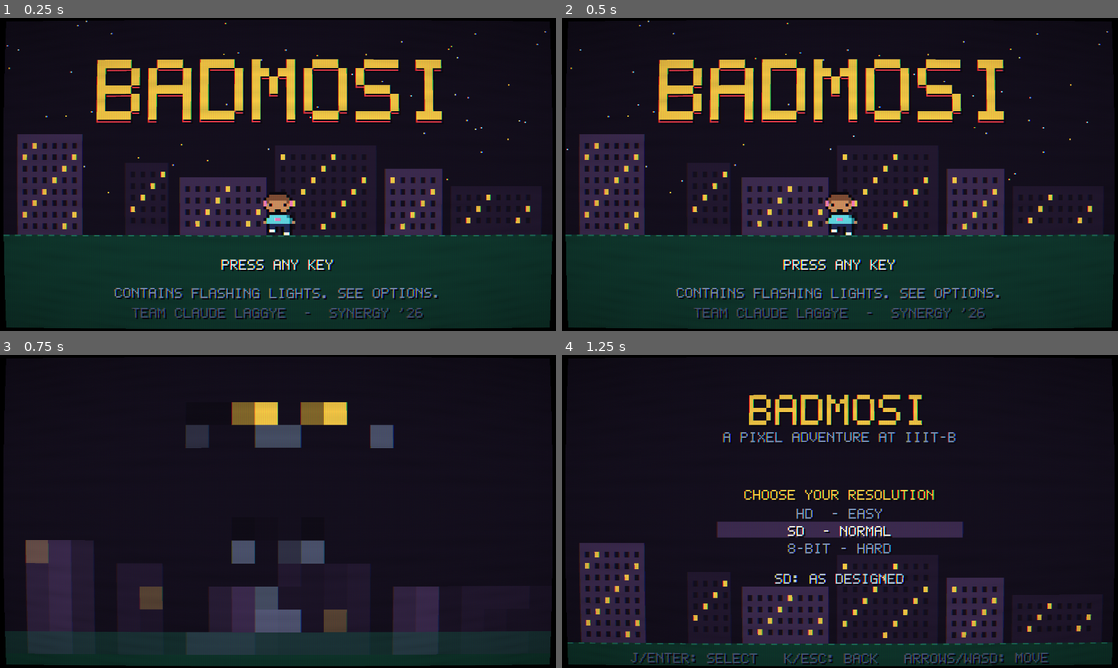
Above: before the commit, frames 1-4 (two rows, left to right).
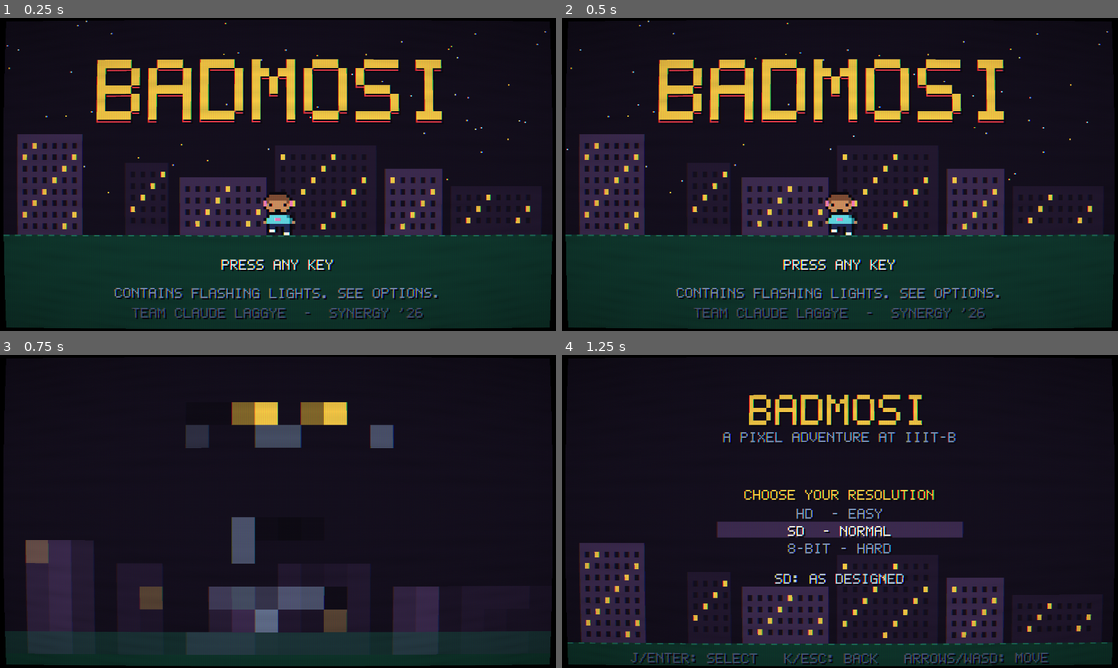
Above: after the commit, the same moments.

Repository: Paradox-73/Badmosi
Game: Godot game, scene res://scenes/main.tscn
The game is run twice, just before and just after one commit, with the same random seed, the same clock (stepped at 60 frames per second) and the same inputs.
Inputs (mouse positions are in pixels of both pictures, inside the frame that each line leads up to):
- Up to frame 1 (0.25 s): no input
- Up to frame 2 (0.5 s): no input
- Up to frame 3 (0.75 s): tap Enter at 0.5 s; move the mouse to (400, 495) at 0.52 s; hold D (right) from 0.53 s (still down); hold J (attack) from 0.53 s (still down); click (400, 495) at 0.67 s
- Up to frame 4 (1.25 s): keep holding D (right); keep holding J (attack); tap Space at 0.77 s

Frames 1-2 are identical in both runs. In frame 3, 2.7% of the frame differs, in the area x 37-59%, y 51-89%; in frame 4, nothing differs.

Commit message:
Add a speedrun mode with an on-screen run timer and a saved best time

Diff:
--- a/scripts/autoload/game.gd
+++ b/scripts/autoload/game.gd
@@ -41,6 +41,8 @@
 var tallies := {}        # run counters for the end-of-sem summary
 var dhairya := 100.0     # Sachan's patience meter
 var rage_t := 0.0        # seconds of Sachan's rage left
+var run_time := 0.0      # seconds played this run, for the speedrun timer
+var speedrun := false    # shows the timer and keeps a best time
 var practice := false    # true when a club was opened from club select
 var autoplay := false    # --autoplay: scenes advance themselves, for frame captures
 var truffles_t := -1.0   # seconds until a Truffles order leaves the gate, -1 when none
@@ -158,6 +160,7 @@
 	tallies = {}
 	dhairya = 100.0
 	rage_t = 0.0
+	run_time = 0.0
 	truffles_t = -1.0
 	practice = false
 	stats_changed.emit()
@@ -262,6 +265,8 @@
 func _process(delta: float) -> void:
 	if get_tree().paused:
 		return
+	if main and main.screen_name in ["hub", "club", "opening"] and not practice:
+		run_time += delta
 	if rage_t > 0.0:
 		rage_t -= delta
 		if rage_t <= 0.0:
@@ -288,6 +293,11 @@
 		if buffs[k] <= 0:
 			buffs.erase(k)
 	stats_changed.emit()
+
+
+## A run time as M:SS.cc.
+static func clock(sec: float) -> String:
+	return "%d:%05.2f" % [int(sec) / 60, fmod(sec, 60.0)]
 
 
 ## Adds n to a run counter: fines, caught, flips, detained and so on.
@@ -387,7 +397,8 @@
 		return
 	var d := {"attendance": attendance, "proxies": proxies, "pixels": pixels,
 		"credits": credits, "sem": sem, "cards": cards, "difficulty": difficulty,
-		"character": character, "buffs": buffs, "tallies": tallies}
+		"character": character, "buffs": buffs, "tallies": tallies,
+		"run_time": run_time, "speedrun": speedrun}
 	var f := FileAccess.open(SAVE_PATH, FileAccess.WRITE)
 	if f:
 		f.store_string(JSON.stringify(d))
@@ -414,6 +425,8 @@
 	character = str(d.get("character", "kanav"))
 	buffs = d.get("buffs", {})
 	tallies = d.get("tallies", {})
+	run_time = float(d.get("run_time", 0.0))
+	speedrun = bool(d.get("speedrun", false))
 	practice = false
 	stats_changed.emit()
 	return true
--- a/scripts/ui/char_select.gd
+++ b/scripts/ui/char_select.gd
@@ -69,7 +69,7 @@
 	Audio.play("select", 0.0)
 	Audio.play_music("theme_" + Game.character)
 	await get_tree().create_timer(0.6).timeout
-	Game.goto("flashback")
+	Game.goto("hub" if Game.speedrun else "flashback")
 
 
 func _draw() -> void:
--- a/scripts/ui/hud.gd
+++ b/scripts/ui/hud.gd
@@ -72,6 +72,11 @@
 			Px.text(self, food, Vector2(110, 13), Px.C.red if Game.has_buff("upset") else Px.C.lime)
 		var spn := "DIFFICULTY " + Game.diff_name()
 		Px.text(self, spn, Vector2(Px.W - Px.text_w(spn) - 3, 13), Px.C.steel)
+	if Game.speedrun:
+		var clk := Game.clock(Game.run_time)
+		var w2 := Px.text_w(clk) + 6
+		draw_rect(Rect2(Px.W - w2 - 2, Px.TOP + 1, w2, 10), Color(Px.C.ink, 0.8))
+		Px.text(self, clk, Vector2(Px.W - w2 + 1, Px.TOP + 2), Px.C.lime)
 	if boss and is_instance_valid(boss) and boss.active:
 		var d: Dictionary = Clubs.get_club(boss.club)
 		var w := 200
--- a/scripts/ui/main_menu.gd
+++ b/scripts/ui/main_menu.gd
@@ -12,6 +12,7 @@
 	var items := [
 		{"text": "NEW GAME", "on": _new_game},
 		{"text": "CONTINUE", "on": _continue, "disabled": not Game.has_save()},
+		{"text": "SPEEDRUN", "on": _speedrun},
 		{"text": "HOW TO PLAY", "on": func(): Game.goto("how_to_play")},
 		{"text": "CLUB SELECT", "on": func(): Game.goto("club_select")},
 		{"text": "OPTIONS", "on": func(): Game.goto("options")},
@@ -49,6 +50,16 @@
 func _start(d: int) -> void:
 	Game.difficulty = d
 	Game.new_run()
+	Game.speedrun = false
+	Game.goto("char_select")
+
+
+## A speedrun is a normal run on SD with the timer on screen. The flashback
+## and the gate scene are skipped: char select leads straight to campus.
+func _speedrun() -> void:
+	Game.difficulty = 1
+	Game.new_run()
+	Game.speedrun = true
 	Game.goto("char_select")
 
 
